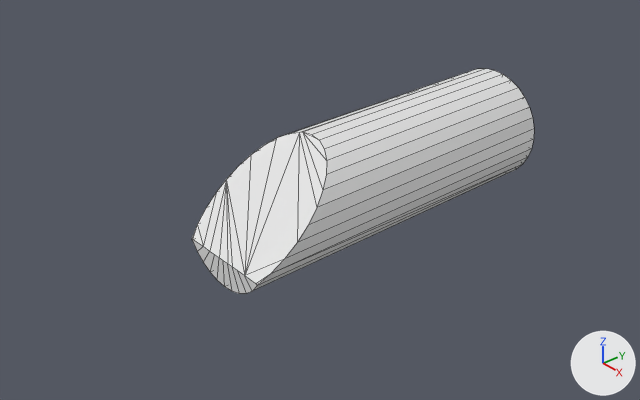
An edit to the Blender file models/vehicle.blend, drawn before and after from the same camera.
Both versions are drawn from a 50 mm camera at (9.38, -9.17, 6.54) aimed at (-0.35, -0.82, -0.43). Every picture has the same lights, and +X, +Y and +Z are marked at lower right. Mesh edges are drawn as thin lines.

The older version as bpy lines, for what is in view:
```python
me_cylinder = bpy.data.meshes.new('Cylinder')
me_cylinder.from_pydata(...)  # 85 vertices, 109 faces; spans x -1.0..1.0, y -1.0..1.0, z -1.0..1.0
ob_cylinder = bpy.data.objects.new('Cylinder', me_cylinder)
ob_cylinder.location = (0.0, 0.0, 0.0)
ob_cylinder.rotation_euler = (1.571, 0.0, 0.0)  # degrees (90, 0, 0)
ob_cylinder.scale = (1.0, 1.0, 3.0)
```
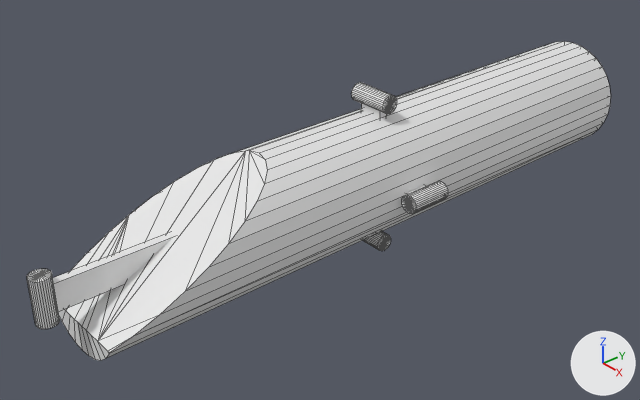
Commit message: Updated 3d model of test vehicle

Edits to the bpy script that builds the scene:
```text
Change me_cylinder:
    used by ob_cylinder; location = (0.0, 0.0, 0.0); rotation_euler = (1.571, 0.0, 0.0), in degrees (90, 0, 0); scale = (1.0, 1.0, 3.0)
    remove me_cylinder.from_pydata(...)  # 85 vertices, 109 faces; spans x -1.0..1.0, y -1.0..1.0, z -1.0..1.0
    add me_cylinder.from_pydata(...)  # 513 vertices, 709 faces; spans x -75.2..1.0, y -9.08..8.82, z -4.0..3.84
    me_cylinder part 1: a new loose piece, a box spanning x -16.6..-0.74, y -0.51..0.38, z -0.62..0.58
    me_cylinder part 2: a new loose piece, a 32-sided cylinder along y spanning x -38.82..-36.82, y -2.35..2.35, z -4.0..-3.15
    me_cylinder part 3: a new loose piece, a 32-sided cylinder along y spanning x -38.82..-36.82, y -2.35..2.35, z 2.99..3.84
    me_cylinder part 4: a new loose piece, a 32-sided cylinder along x spanning x -39.95..-35.24, y -9.08..-7.08, z -0.52..0.33
    me_cylinder part 5: a new loose piece, a box spanning x -38.25..-37.36, y -1.48..1.35, z -3.39..3.35
    me_cylinder part 6: the loose piece of 85 vertices spanning x -1.0..1.0, y -1.0..1.0, z -1.0..1.0 is copied, and the copy is multiplied about its middle by the matrix ((0.0, 0.0, 35.012), (-6.543, 0.0, 0.0), (0.0, 2.78, 0.0)), then moved by (-37.59, -0.17, -0.04); it spans x -72.6..-2.58, y -6.71..6.38, z -2.82..2.74
    me_cylinder part 7
    34 vertices are removed from x -0.98..0.98, y -0.53..1.0, z 0.42..1.0
    65 faces are deleted
    7 vertices move from x -1.0..1.0, y -0.2..0.98, z 0.43..0.87 to x -1.0..1.0, y -0.2..0.98, z 1.0
    1 vertex is added at (0.0, 0.0, 1.0)
    14 new vertices lie (0.0, 0.0, 2.0) away from vertices in x -0.98..0.98, y -0.38..1.0, z -1.0
    52 new faces join them
Change ob_cylinder:
    ob_cylinder.location: (0.0, 0.0, 0.0) -> (-0.03, -5.75, 0.01)
    ob_cylinder.rotation_euler: (1.571, 0.0, 0.0) -> (3.142, 0.0, 1.571)  # degrees (90, 0, 0) -> degrees (180, 0, 90)
    ob_cylinder.scale: (1.0, 1.0, 3.0) -> (-0.153, -0.153, -0.36)
```

Boxes (x1, y1, x2, y2) around the edits, measured in the pictures (640 x 400 px; the box of a moved part takes in the faces that stretch with it):
'Cylinder', reshaped, moved, turned, rescaled: before (192, 69, 534, 294); after (27, 41, 611, 360)
part 1 of me_cylinder, added: after (53, 233, 173, 312)
part 2 of me_cylinder, added: after (362, 232, 391, 251)
part 3 of me_cylinder, added: after (352, 83, 397, 114)
part 4 of me_cylinder, added: after (402, 181, 448, 214)
part 5 of me_cylinder, added: after (361, 104, 386, 119)
part 6 of me_cylinder, added: after (59, 41, 611, 360)
part 7 of me_cylinder, moved or reshaped: before (192, 69, 534, 294); after (27, 269, 60, 329)
